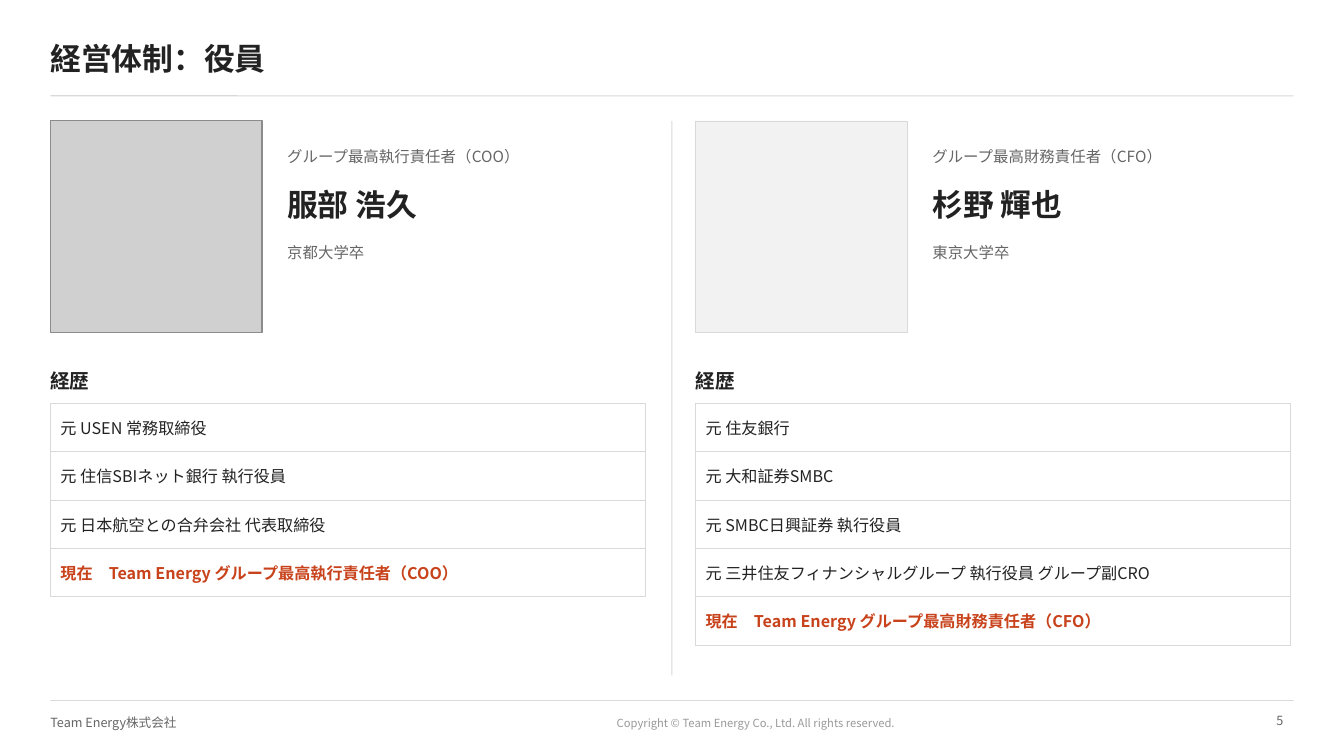
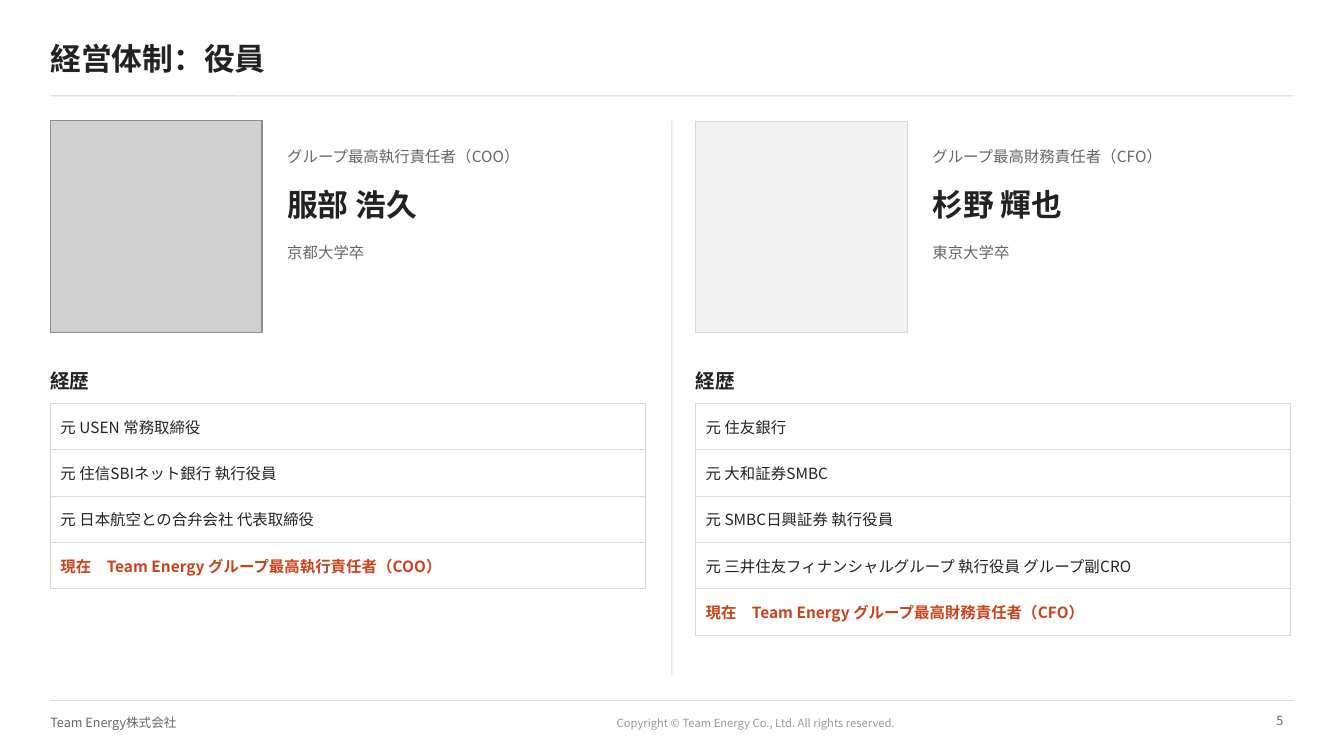
Before and after one commit to ttomoi-afk/desktop-tutorial, a slide deck: slide 5 of teamenergy/docs/TeamEnergy_会社紹介資料.pptx. Drawn at 1344x756 pixels with LibreOffice and Linux fonts; fonts in the diff are those of the drawing; grey boxes stand for pictures; background and template pictures are left out. Boxes give left, top, right and bottom in pixels: in the first picture for what was removed or moved away, otherwise in the second. Text is boxed around its words. In the diff, an @@ line names an element or a change of style, - is before the commit and + after.

```diff
--- a/teamenergy/docs/TeamEnergy_会社紹介資料.pptx
+++ b/teamenergy/docs/TeamEnergy_会社紹介資料.pptx
@@ table at [50, 403, 645, 580] @@
@@ size 11.5 to 11 pt @@
@@ table at [696, 403, 1291, 626] @@
@@ size 11.5 to 11 pt @@
```
Also in this commit, not shown: 10 other slides changed, 3 other files.
